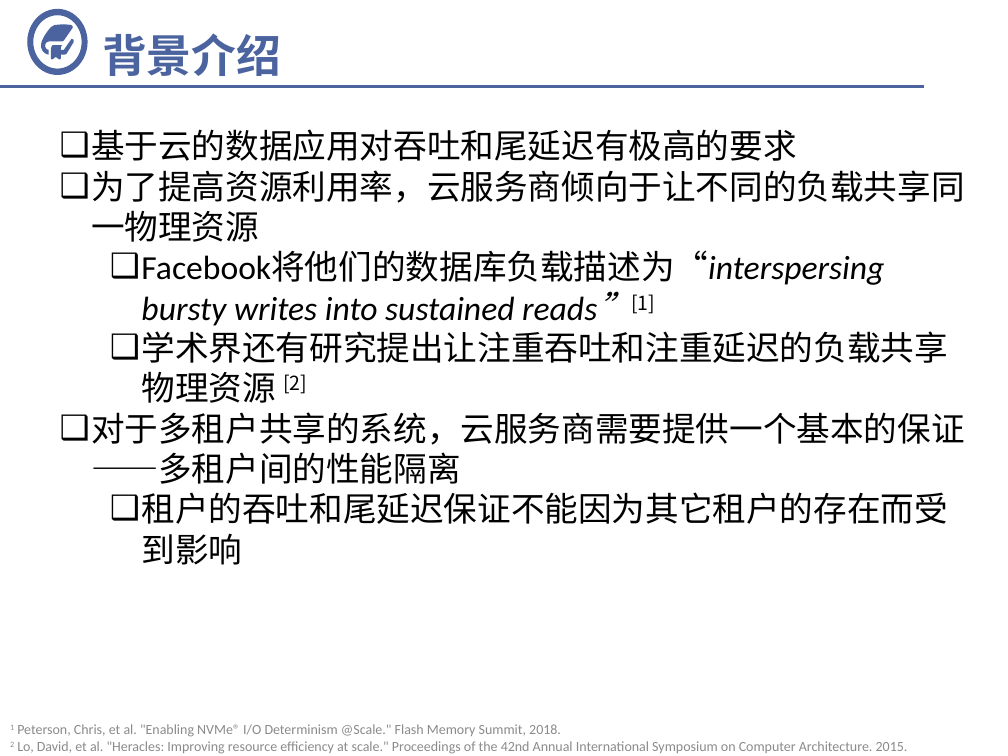
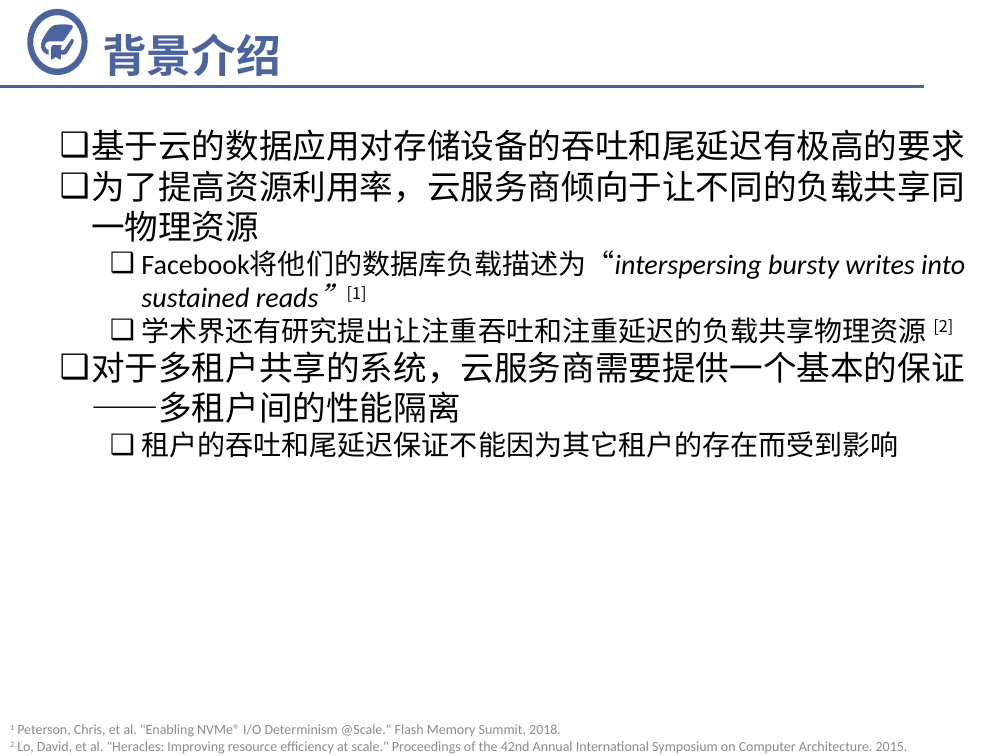
Before and after one commit to fandahao17/undergrad-thesis, a slide deck: slide 3 of 答辩.pptx. Drawn at 1008x756 pixels with LibreOffice and Linux fonts; fonts in the diff are those of the drawing; background and template pictures are left out. Boxes give left, top, right and bottom in pixels: in the first picture for what was removed or moved away, otherwise in the second. Text is boxed around its words. In the diff, an @@ line names an element or a change of style, - is before the commit and + after.

```diff
--- a/答辩.pptx
+++ b/答辩.pptx
@@ text at bbox=[91, 129, 965, 161]: text changed @@
-❑ 基于云的数据应用对吞吐和尾延迟有极高的要求
+❑ 基于云的数据应用对存储设备的吞吐和尾延迟有极高的要求
@@ text at bbox=[141, 251, 965, 458]: size 24 to 20 pt in "Facebook将他们的数据库负载描述为“interspersing bursty writes into sustai ...", "学术界还有研究提出让注重吞吐和注重延迟的负载共享物理资源 [2]", "租户的吞吐和尾延迟保证不能因为其它租户的存在而受到影响" @@
```
Also in this commit, not shown: 10 other slides changed, 2 slides added, 1 slide removed.
